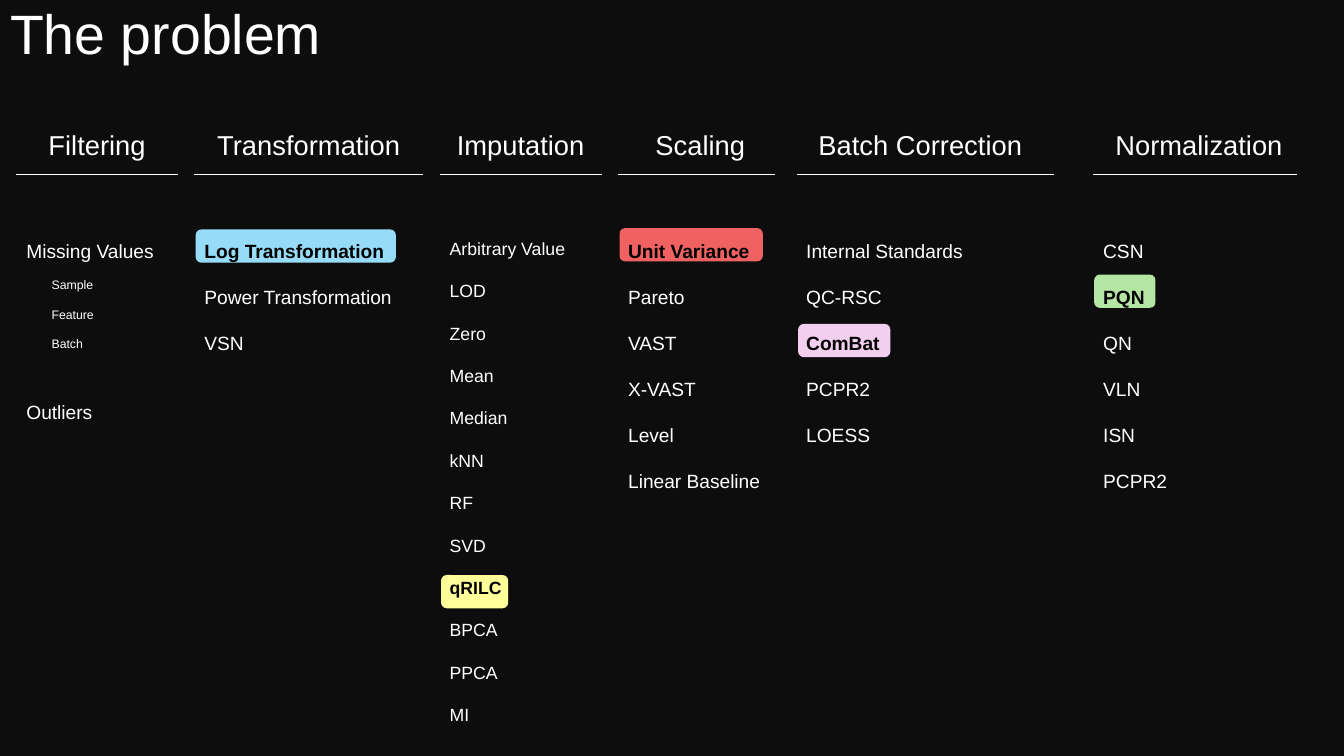
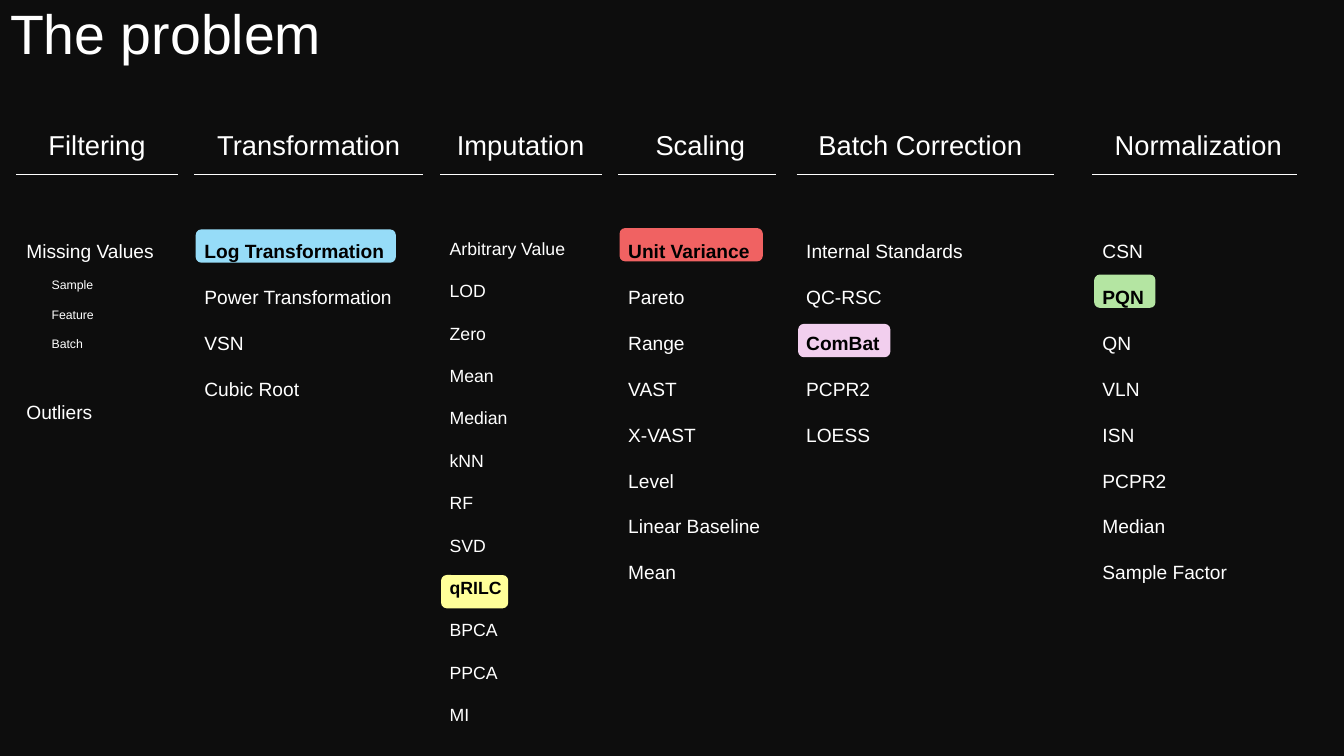
Before and after one commit to eperezme/metaboPipe, a slide deck: slide 33 of Defense/metaboPipe.pptx (slide 32 before the commit). Drawn at 1344x756 pixels with LibreOffice and Linux fonts; fonts in the diff are those of the drawing. Boxes give left, top, right and bottom in pixels: in the first picture for what was removed or moved away, otherwise in the second. Text is boxed around its words. In the diff, an @@ line names an element or a change of style, - is before the commit and + after.

```diff
--- a/Defense/metaboPipe.pptx
+++ b/Defense/metaboPipe.pptx
@@ text at [628,336,684,354]: paragraph added @@
+Range
@@ text at [204,382,299,396]: paragraph added @@
+Cubic Root
@@ text at [1102,519,1227,583]: paragraphs added @@
+Median
+Sample Factor
@@ text at [628,565,676,579]: paragraph added @@
+Mean
```
Also in this commit, not shown: 34 other slides changed, 29 slides added.
